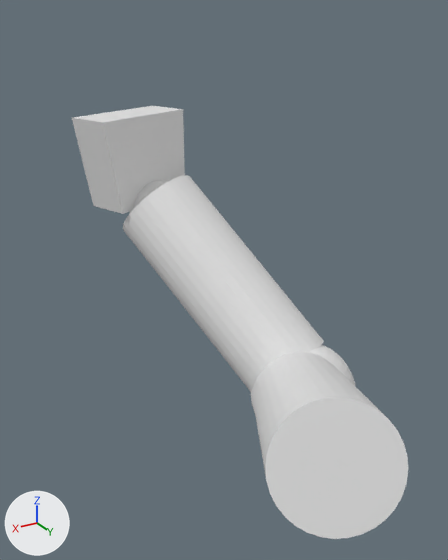
An edit to the Blender file Between The Lines/Assets/playerHand.blend, drawn before and after from the same camera.
Camera for both pictures: a camera (50 mm lens) standing at (0.77, 1.51, 6.05) and looking at (-0.83, -1.16, 4.72). Arrows for +X, +Y and +Z are at lower left; the lights stay in place.
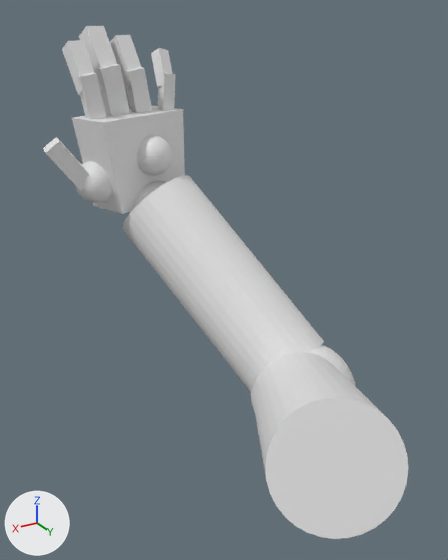
Changed parts and their boxes (x1, y1, x2, y2) in the pictures (448 x 560 px):
'Cube.004', added
    after: (96, 64, 130, 115)
'Sphere', added
    after: (137, 135, 173, 176)
'Cube.005', added
    after: (79, 26, 117, 91)
'Cube.001', added
    after: (43, 137, 89, 191)
'Sphere.001', added
    after: (75, 161, 112, 203)
'Cube.002', added
    after: (77, 72, 106, 120)
'Cube.006', added
    after: (124, 67, 152, 113)
'Cube.003', added
    after: (62, 40, 94, 95)
'Cube.007', added
    after: (110, 35, 141, 90)
'Cube.008', added
    after: (158, 73, 176, 111)
'Cube.009', added
    after: (151, 48, 173, 88)

The change, as a list of edits to the scene's bpy script:
```text
Add me_cube_011:
    me_cube_011.from_pydata(...)  # a box spanning x -1.0..1.0, y -1.0..1.0, z -1.0..4.88
Add me_sphere_008:
    me_sphere_008.from_pydata(...)  # a UV sphere (32 segments, 16 rings, poles along z) spanning x -1.0..1.0, y -1.0..1.0, z -1.0..1.0
Add ob_cube_009:
    ob_cube_009 = bpy.data.objects.new('Cube.009', me_cube_011)
    ob_cube_009.location = (-1.05, -2.256, 5.657)
    ob_cube_009.rotation_euler = (0.502, -0.243, 0.244)  # degrees (29, -14, 14)
    ob_cube_009.scale = (0.0397, 0.0397, 0.0397)
Add ob_cube_008:
    ob_cube_008 = bpy.data.objects.new('Cube.008', me_cube_011.copy())
    ob_cube_008.location = (-1.041, -2.235, 5.505)
    ob_cube_008.rotation_euler = (0.0148, -0.0905, 0.0268)  # degrees (0.8, -5.2, 1.5)
    ob_cube_008.scale = (0.0397, 0.0397, 0.0397)
Add ob_cube_007:
    ob_cube_007 = bpy.data.objects.new('Cube.007', me_cube_011.copy())
    ob_cube_007.location = (-0.831, -2.258, 5.683)
    ob_cube_007.rotation_euler = (0.529, 0.00796, 0.167)  # degrees (30, 0.5, 9.6)
    ob_cube_007.scale = (0.052, 0.052, 0.052)
Add ob_cube_006:
    ob_cube_006 = bpy.data.objects.new('Cube.006', me_cube_011.copy())
    ob_cube_006.location = (-0.866, -2.233, 5.486)
    ob_cube_006.rotation_euler = (-0.0123, 0.16, -0.0477)  # degrees (-0.7, 9.2, -2.7)
    ob_cube_006.scale = (0.052, 0.052, 0.052)
Add ob_cube_005:
    ob_cube_005 = bpy.data.objects.new('Cube.005', me_cube_011.copy())
    ob_cube_005.location = (-0.664, -2.26, 5.698)
    ob_cube_005.rotation_euler = (0.53, 0.00953, 0.167)  # degrees (30, 0.5, 9.6)
    ob_cube_005.scale = (0.06, 0.06, 0.06)
Add ob_cube_004:
    ob_cube_004 = bpy.data.objects.new('Cube.004', me_cube_011.copy())
    ob_cube_004.location = (-0.705, -2.231, 5.471)
    ob_cube_004.rotation_euler = (-0.0125, 0.162, -0.0482)  # degrees (-0.7, 9.3, -2.8)
    ob_cube_004.scale = (0.06, 0.06, 0.06)
Add ob_cube_003:
    ob_cube_003 = bpy.data.objects.new('Cube.003', me_cube_011.copy())
    ob_cube_003.location = (-0.491, -2.156, 5.676)
    ob_cube_003.rotation_euler = (0.53, 0.00953, 0.167)  # degrees (30, 0.5, 9.6)
    ob_cube_003.scale = (0.0486, 0.0486, 0.0486)
Add ob_cube_002:
    ob_cube_002 = bpy.data.objects.new('Cube.002', me_cube_011.copy())
    ob_cube_002.location = (-0.524, -2.133, 5.492)
    ob_cube_002.rotation_euler = (-0.0125, 0.162, -0.0482)  # degrees (-0.7, 9.3, -2.8)
    ob_cube_002.scale = (0.0486, 0.0486, 0.0486)
Add ob_sphere:
    ob_sphere = bpy.data.objects.new('Sphere', me_sphere_004.copy())  # the mesh of ob_sphere_004
    ob_sphere.location = (-0.857, -2.072, 5.228)
    ob_sphere.scale = (0.124, 0.124, 0.124)
Add ob_cube_001:
    ob_cube_001 = bpy.data.objects.new('Cube.001', me_cube_011.copy())
    ob_cube_001.location = (-0.397, -2.132, 5.14)
    ob_cube_001.rotation_euler = (-0.112, 0.636, -0.231)  # degrees (-6.4, 36, -13)
    ob_cube_001.scale = (0.0524, 0.0524, 0.0524)
Add ob_sphere_001:
    ob_sphere_001 = bpy.data.objects.new('Sphere.001', me_sphere_008)
    ob_sphere_001.location = (-0.506, -2.156, 5.089)
    ob_sphere_001.scale = (0.132, 0.132, 0.132)
```
